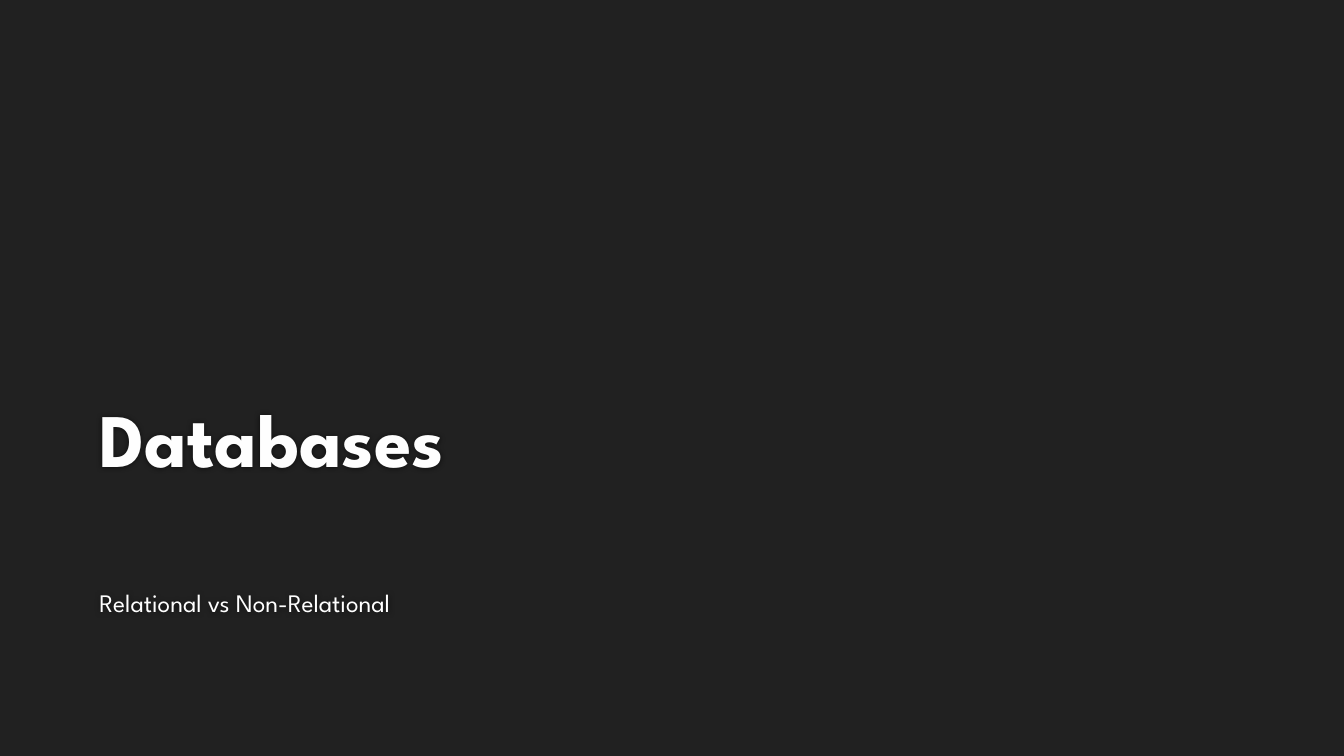
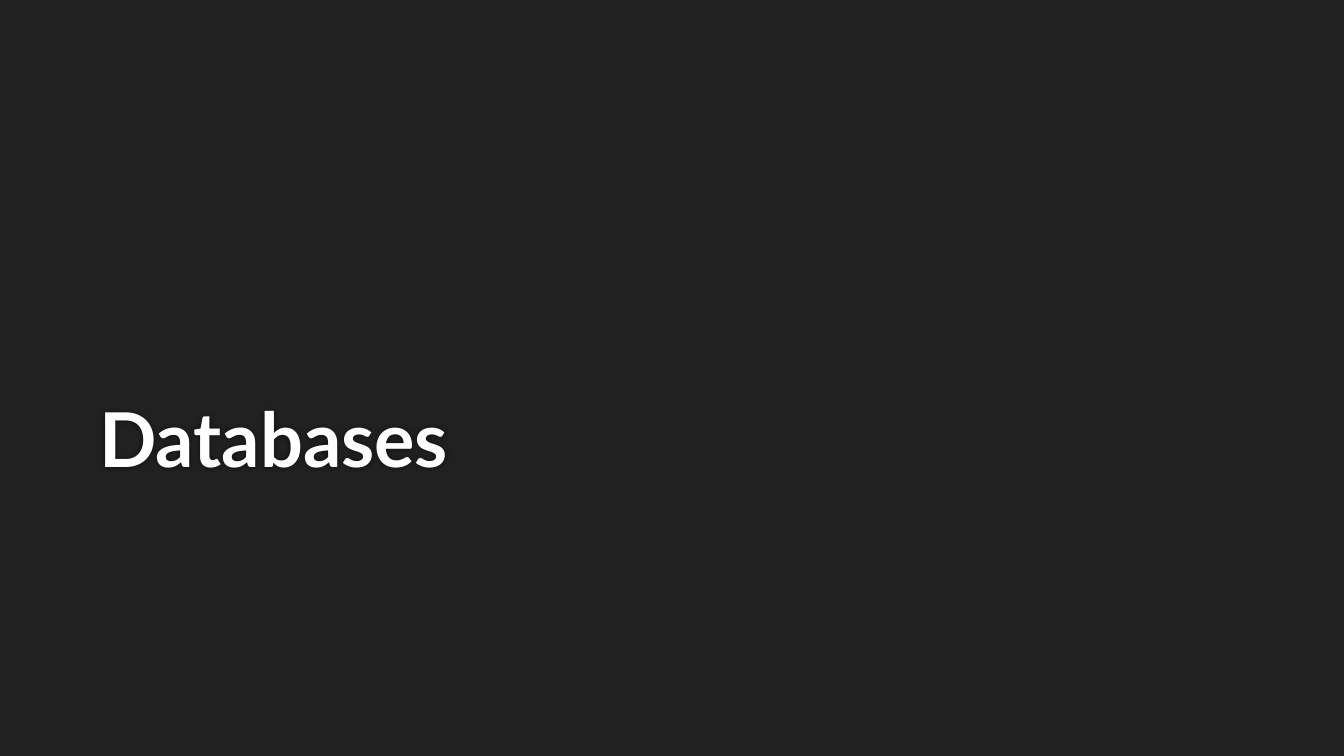
Before and after one commit to Rhiannax3/Sapphire, a slide deck: slide 1 of Databases.pptx. Drawn at 1344x756 pixels with LibreOffice and Linux fonts; fonts in the diff are those of the drawing; background and template pictures are left out. Boxes give left, top, right and bottom in pixels: in the first picture for what was removed or moved away, otherwise in the second. Text is boxed around its words. In the diff, an @@ line names an element or a change of style, - is before the commit and + after.

Commit message:
Finished Databases

```diff
--- a/Databases.pptx
+++ b/Databases.pptx
@@ title "Databases" at <box>99,411,448,468</box>: font League Spartan to Lato @@
@@ subtitle removed at <box>99,594,390,613</box> @@
-Relational vs Non-Relational
```
Also in this commit, not shown: 14 other slides changed.
